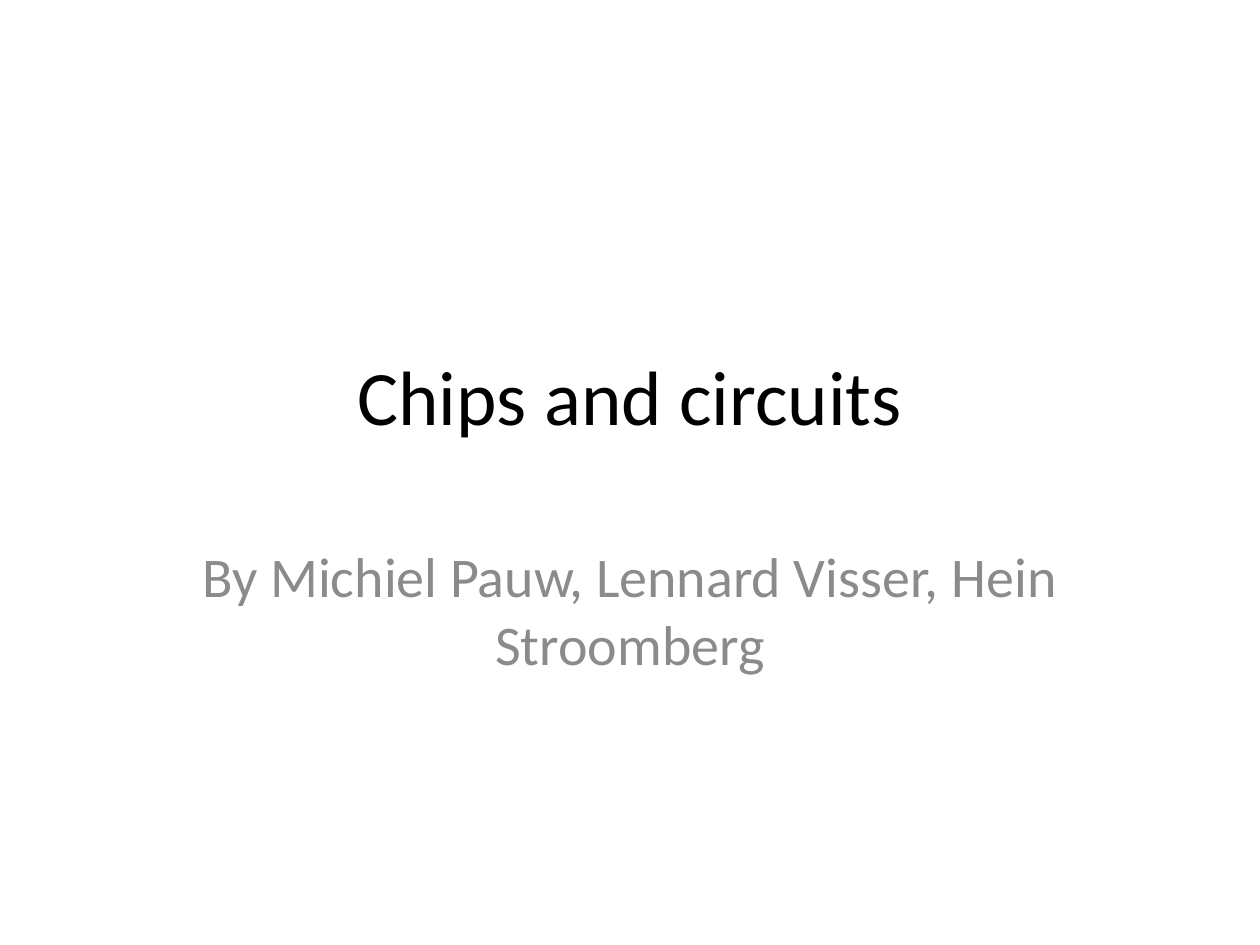
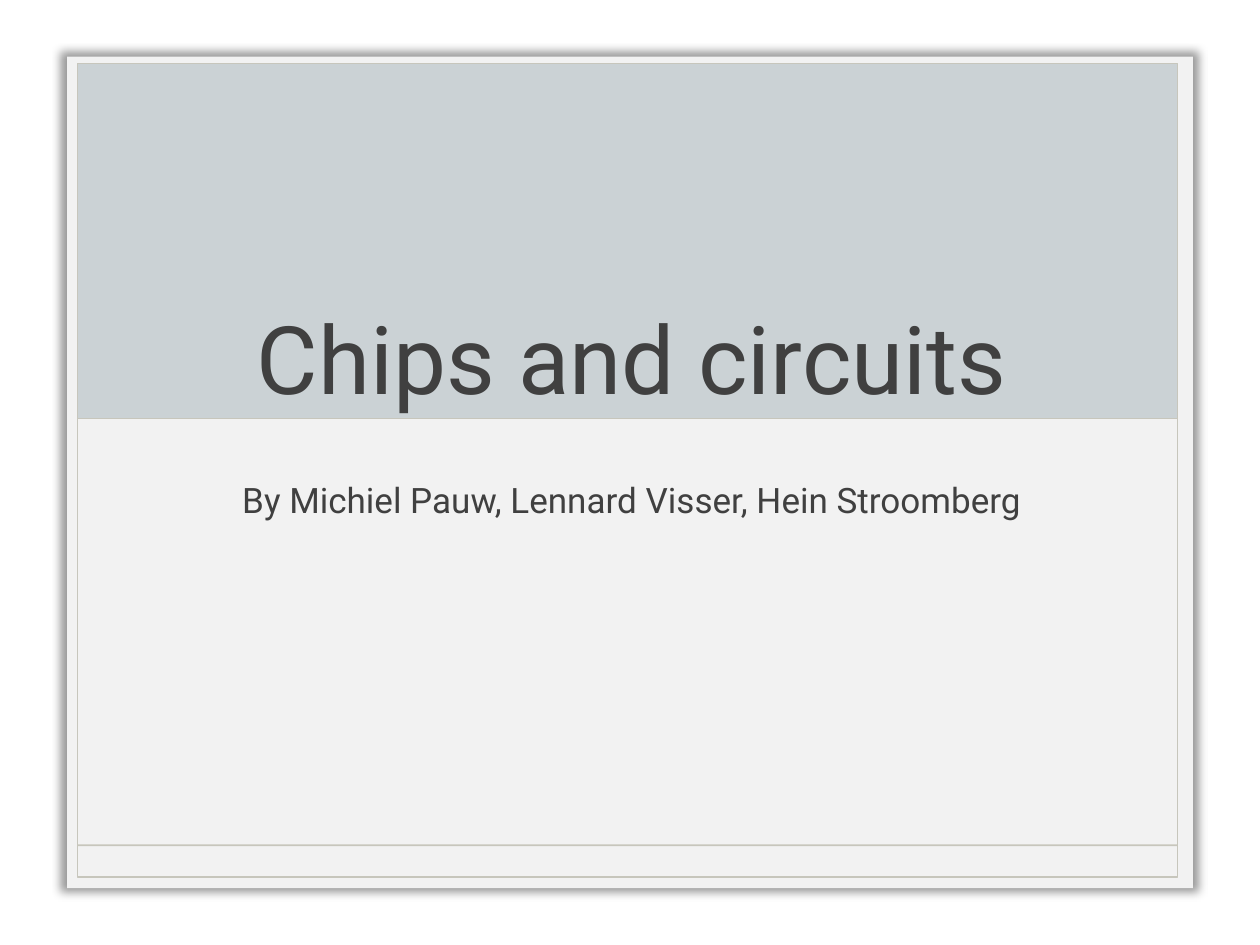
Before and after one commit to michielpauw/Heuristics, a slide deck: slide 1 of Presentatie chips and circuits.pptx. Drawn at 1260x945 pixels with LibreOffice and Linux fonts; fonts in the diff are those of the drawing; background and template pictures are left out. Boxes give left, top, right and bottom in pixels: in the first picture for what was removed or moved away, otherwise in the second. Text is boxed around its words. In the diff, an @@ line names an element or a change of style, - is before the commit and + after.

```diff
--- a/Presentatie chips and circuits.pptx
+++ b/Presentatie chips and circuits.pptx
@@ group added at (67,57,1193,888): 3 rectangles, 1 line @@
@@ title "Chips and circuits": place and size @@
-title "Chips and circuits" at (357,371,901,438)
+title "Chips and circuits" at (257,323,1007,413)
@@ title "Chips and circuits" at (257,323,1007,413): size 44 to 54 pt, font Calibri to Roboto, text colour #000000 to #404040; vertical alignment middle to bottom @@
@@ subtitle "By Michiel Pauw, Lennard Visser, ...": place and size @@
-subtitle "By Michiel Pauw, Lennard Visser, ..." at (202,558,1056,675)
+subtitle "By Michiel Pauw, Lennard Visser, ..." at (242,486,1021,521)
@@ subtitle "By Michiel Pauw, Lennard Visser, ..." at (242,486,1021,521): size 32 to 20 pt, font Calibri to Roboto, text colour #8C8C8C to #404040; less space between paragraphs @@
```
Also in this commit, not shown: 5 other slides changed, 6 slides added, 1 slide removed, 4 other files.
